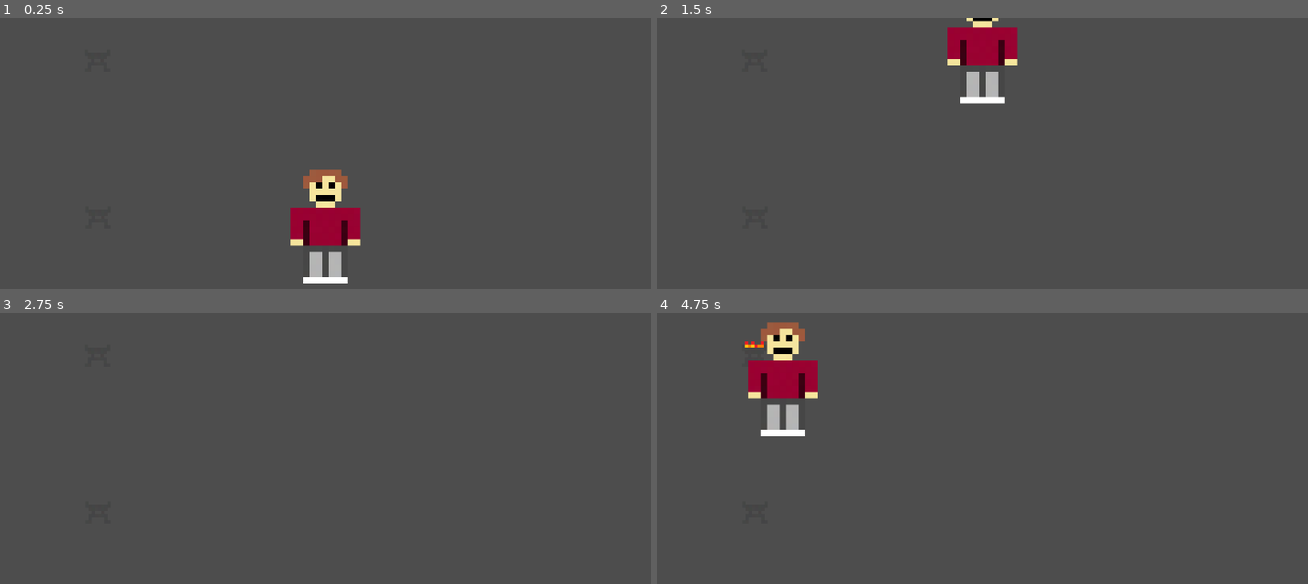
Above: before the commit, frames 1-4 (two rows, left to right).
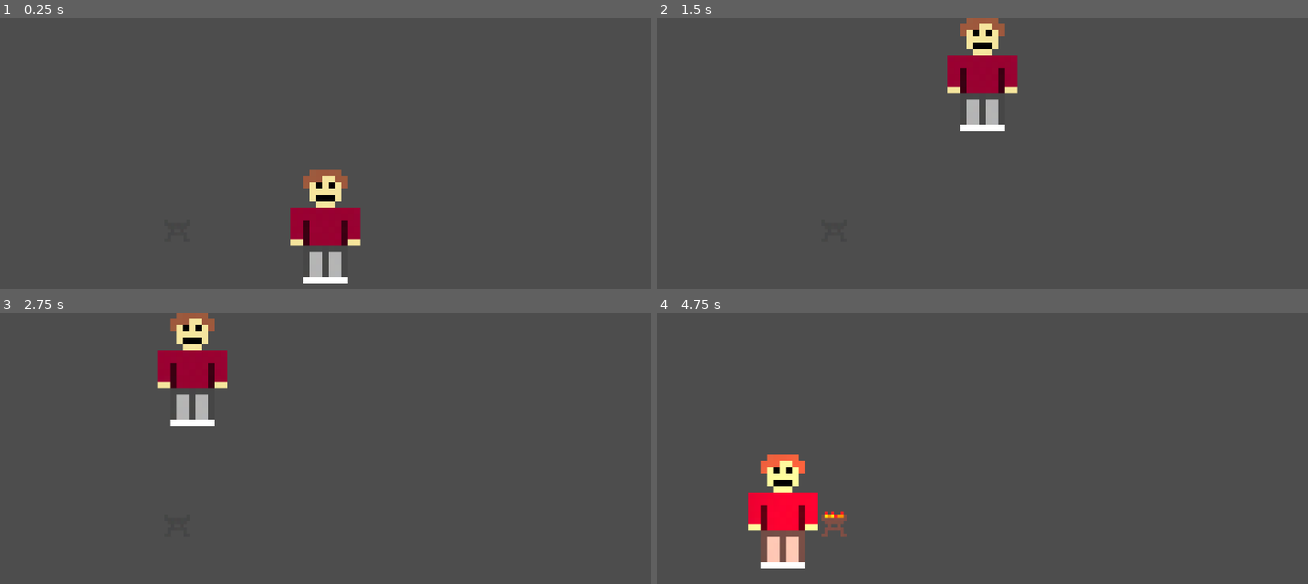
Above: after the commit, the same moments.

Repository: xandaron/TheAlchemist
Game: Godot game, scene res://scenes/test.tscn
The game is run twice, just before and just after one commit, with the same random seed, the same clock (stepped at 60 frames per second) and the same inputs.
Inputs:
- Up to frame 1 (0.25 s): no input
- Up to frame 2 (1.5 s): tap Enter at 0.5 s; hold W (move up) from 0.53 s (still down)
- Up to frame 3 (2.75 s): release W (move up) at 2.03 s; hold A (move left) from 2.03 s (still down)
- Up to frame 4 (4.75 s): release A (move left) at 3.53 s; hold S (move down) 3.53-4.28 s; hold D (move right) from 4.28 s (still down)

The runs differ from the first frame. In frame 2, 3.3% of the frame differs, in the area x 44-56%, y 0-42%; in frame 3, 2.8%; in frame 4, 6.3%, in the area x 13-30%, y 3-95%.

Commit message:
Animated brazier

Diff:
--- /dev/null
+++ b/scenes/Brazier_Animated.gd
@@ -0,0 +1,5 @@
+extends AnimatedSprite2D
+
+func _on_brazie_entered(_body):
+	visible = true
+	play("lit")
--- /dev/null
+++ b/scenes/Light.gd
@@ -0,0 +1,4 @@
+extends PointLight2D
+
+func _on_body_entered(_body):
+	enabled = true
--- a/scenes/test.tscn
+++ b/scenes/test.tscn
@@ -1,61 +1,141 @@
-[gd_scene load_steps=9 format=3 uid="uid://dgri5x36xf877"]
+[gd_scene load_steps=20 format=3 uid="uid://dgri5x36xf877"]
 
 [ext_resource type="Script" path="res://scripts/scene_script.gd" id="1_8nsuj"]
 [ext_resource type="Script" path="res://scripts/AreaCollider.gd" id="2_4ou38"]
 [ext_resource type="Texture2D" uid="uid://cij2wois46i3c" path="res://assets/brazier.png" id="3_b58qi"]
-[ext_resource type="Script" path="res://scripts/DynamicSprite.gd" id="4_hg33x"]
 [ext_resource type="Script" path="res://scripts/PlayerCharacter.gd" id="5_0yvrj"]
+[ext_resource type="Script" path="res://scenes/Light.gd" id="5_rrma4"]
 [ext_resource type="Texture2D" uid="uid://lcq7dn2o28rc" path="res://assets/player.png" id="6_i1mrs"]
+[ext_resource type="Texture2D" uid="uid://ce4yingp2lw4i" path="res://assets/brazier_lit_00.png" id="6_lcpat"]
+[ext_resource type="Texture2D" uid="uid://2ke37ld7a5i4" path="res://assets/brazier_lit_01.png" id="7_ocb81"]
+[ext_resource type="Texture2D" uid="uid://3af67mfn6qgf" path="res://assets/brazier_lit_02.png" id="8_xebxs"]
+[ext_resource type="Texture2D" uid="uid://glncfueds01" path="res://assets/brazier_lit_03.png" id="9_eaiot"]
+[ext_resource type="Texture2D" uid="uid://dxgk2voselcef" path="res://assets/brazier_lit_04.png" id="10_5splo"]
+[ext_resource type="Script" path="res://scenes/Brazier_Animated.gd" id="11_v043c"]
 
 [sub_resource type="RectangleShape2D" id="RectangleShape2D_7nov6"]
 size = Vector2(123, 121)
 
+[sub_resource type="Gradient" id="Gradient_i3ou5"]
+interpolation_mode = 2
+offsets = PackedFloat32Array(0, 0.798701)
+colors = PackedColorArray(1, 1, 1, 1, 0, 0, 0, 1)
+
+[sub_resource type="GradientTexture2D" id="GradientTexture2D_02l1g"]
+gradient = SubResource("Gradient_i3ou5")
+fill = 1
+fill_from = Vector2(0.5, 0.5)
+
+[sub_resource type="SpriteFrames" id="SpriteFrames_1bxuc"]
+animations = [{
+"frames": [{
+"duration": 1.0,
+"texture": ExtResource("6_lcpat")
+}, {
+"duration": 1.0,
+"texture": ExtResource("7_ocb81")
+}, {
+"duration": 1.0,
+"texture": ExtResource("8_xebxs")
+}, {
+"duration": 1.0,
+"texture": ExtResource("9_eaiot")
+}, {
+"duration": 1.0,
+"texture": ExtResource("10_5splo")
+}],
+"loop": true,
+"name": &"lit",
+"speed": 5.0
+}, {
+"frames": [{
+"duration": 1.0,
+"texture": ExtResource("3_b58qi")
+}],
+"loop": true,
+"name": &"unlit",
+"speed": 5.0
+}]
+
 [sub_resource type="RectangleShape2D" id="RectangleShape2D_4ilib"]
 size = Vector2(110, 179)
+
+[sub_resource type="RectangleShape2D" id="RectangleShape2D_8liow"]
+size = Vector2(39.5, 734)
+
+[sub_resource type="RectangleShape2D" id="RectangleShape2D_lfmeo"]
+size = Vector2(1152.5, 41)
 
 [node name="Scene root" type="Node2D"]
 script = ExtResource("1_8nsuj")
 
 [node name="Brazier_00" type="Area2D" parent="."]
-position = Vector2(201, 313)
-collision_mask = 2
+position = Vector2(326, 334)
+collision_layer = 2
 script = ExtResource("2_4ou38")
 
-[node name="BoundingBox" type="CollisionShape2D" parent="Brazier_00"]
+[node name="Bounding_Box" type="CollisionShape2D" parent="Brazier_00"]
 shape = SubResource("RectangleShape2D_7nov6")
+metadata/_edit_lock_ = true
 
-[node name="Sprite" type="Sprite2D" parent="Brazier_00"]
+[node name="Light" type="PointLight2D" parent="Brazier_00"]
 scale = Vector2(5, 5)
-texture = ExtResource("3_b58qi")
-script = ExtResource("4_hg33x")
+enabled = false
+color = Color(0.894118, 0.14902, 0, 0.117647)
+energy = 8.0
+shadow_enabled = true
+texture = SubResource("GradientTexture2D_02l1g")
+texture_scale = 2.0
+script = ExtResource("5_rrma4")
+metadata/_edit_lock_ = true
 
-[node name="Brazier_01" type="Area2D" parent="."]
-position = Vector2(200, 65)
-collision_mask = 2
-script = ExtResource("2_4ou38")
-
-[node name="BoundingBox" type="CollisionShape2D" parent="Brazier_01"]
-shape = SubResource("RectangleShape2D_7nov6")
-
-[node name="Sprite" type="Sprite2D" parent="Brazier_01"]
+[node name="Sprite_Stack" type="AnimatedSprite2D" parent="Brazier_00"]
 scale = Vector2(5, 5)
-texture = ExtResource("3_b58qi")
-script = ExtResource("4_hg33x")
+sprite_frames = SubResource("SpriteFrames_1bxuc")
+animation = &"unlit"
+script = ExtResource("11_v043c")
+metadata/_edit_lock_ = true
 
 [node name="Player_Character" type="CharacterBody2D" parent="."]
 position = Vector2(560, 350)
-collision_layer = 3
+collision_mask = 4
 script = ExtResource("5_0yvrj")
 
-[node name="BoundingBox" type="CollisionShape2D" parent="Player_Character"]
+[node name="Bounding_Box" type="CollisionShape2D" parent="Player_Character"]
 position = Vector2(0, -20)
 shape = SubResource("RectangleShape2D_4ilib")
 debug_color = Color(0, 0.579059, 0.807016, 0.42)
+metadata/_edit_lock_ = true
 
 [node name="Sprite" type="Sprite2D" parent="Player_Character"]
 position = Vector2(5, 0)
 scale = Vector2(10, 10)
 texture = ExtResource("6_i1mrs")
+metadata/_edit_lock_ = true
 
-[connection signal="body_entered" from="Brazier_00" to="Brazier_00/Sprite" method="_on_area_entered"]
-[connection signal="body_entered" from="Brazier_01" to="Brazier_01/Sprite" method="_on_area_entered"]
+[node name="Scene_Walls" type="StaticBody2D" parent="."]
+position = Vector2(-13, 324)
+collision_layer = 4
+
+[node name="Left_Wall" type="CollisionShape2D" parent="Scene_Walls"]
+position = Vector2(-9.25, 1)
+shape = SubResource("RectangleShape2D_8liow")
+metadata/_edit_lock_ = true
+
+[node name="Right_Wall" type="CollisionShape2D" parent="Scene_Walls"]
+position = Vector2(1187, 0)
+shape = SubResource("RectangleShape2D_8liow")
+metadata/_edit_lock_ = true
+
+[node name="Bottom_Wall" type="CollisionShape2D" parent="Scene_Walls"]
+position = Vector2(590, 346)
+shape = SubResource("RectangleShape2D_lfmeo")
+metadata/_edit_lock_ = true
+
+[node name="Top_Wall" type="CollisionShape2D" parent="Scene_Walls"]
+position = Vector2(589.75, -345.5)
+shape = SubResource("RectangleShape2D_lfmeo")
+metadata/_edit_lock_ = true
+
+[connection signal="body_entered" from="Brazier_00" to="Brazier_00/Light" method="_on_body_entered"]
+[connection signal="body_entered" from="Brazier_00" to="Brazier_00/Sprite_Stack" method="_on_brazie_entered"]
--- a/scripts/DynamicSprite.gd
+++ b/scripts/DynamicSprite.gd
@@ -1,4 +1,4 @@
 extends Sprite2D
 
 func _on_area_entered(_body):
-	texture = load("res://assets/brazier_lit.png")
+	visible = false
Renamed: assets/brazier_lit.png -> assets/brazier_lit_00.png
Not shown, added: assets/brazier_lit_00.png.import
Binary file added: assets/brazier_lit_01.png
Not shown, added: assets/brazier_lit_01.png.import
Binary file added: assets/brazier_lit_02.png
Not shown, added: assets/brazier_lit_02.png.import
Binary file added: assets/brazier_lit_03.png
Not shown, added: assets/brazier_lit_03.png.import
Binary file added: assets/brazier_lit_04.png
Not shown, changed: assets/brazier_lit_04.png.import
